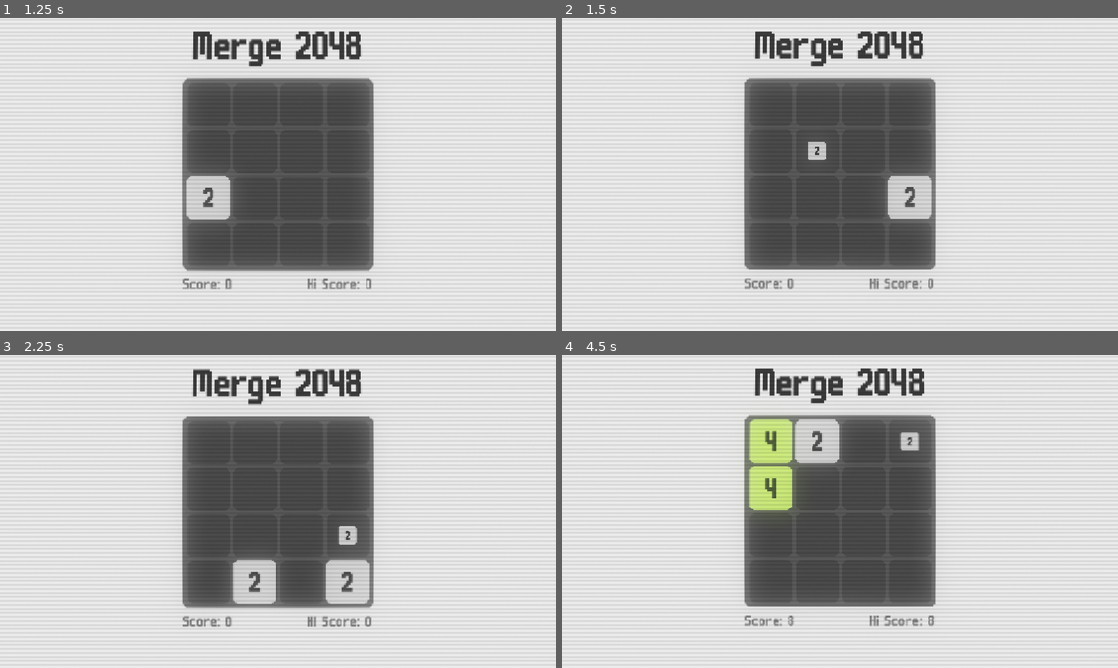
Above: before the commit, frames 1-4 (two rows, left to right).
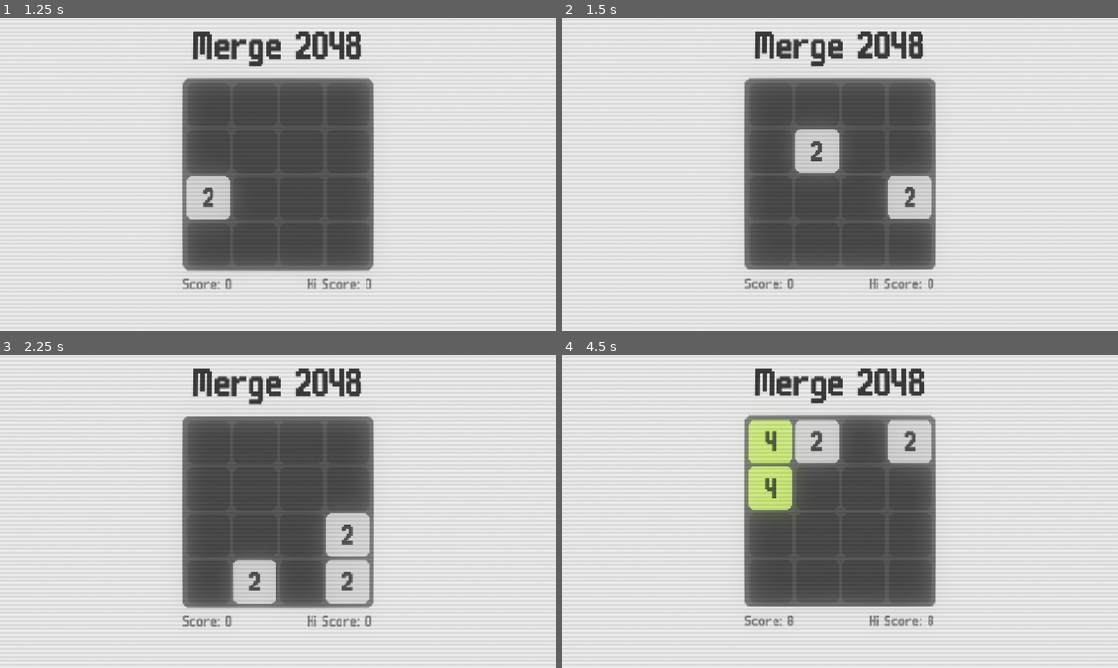
Above: after the commit, the same moments.

Repository: ancoder-games/2048
Game: Godot game, scene res://src/core/main/main.tscn
The game is run twice, just before and just after one commit, with the same random seed, the same clock (stepped at 60 frames per second) and the same inputs. The engine's default icon, where the game draws it, is replaced by a stand-in: a white triangle on a blue panel in a dark square.
Inputs (mouse positions are in pixels of both pictures, inside the frame that each line leads up to):
- Up to frame 1 (1.25 s): click "OK" at 0.5 s
- Up to frame 2 (1.5 s): tap Enter (ui_accept) at 1.25 s; move the mouse to (962, 158) at 1.27 s; hold Right (right) from 1.28 s (still down); tap Alt at 1.35 s; click (962, 158) at 1.42 s
- Up to frame 3 (2.25 s): tap Enter (ui_accept) at 1.52, 2 s; move the mouse to (166, 527) at 2.02 s; release Right (right) at 2.03 s; hold Down (down) from 2.03 s (still down); tap Shift at 2.1 s
- Up to frame 4 (4.5 s): tap Enter (ui_accept) at 2.27, 2.75, 3.5, 3.77, 4.25 s; move the mouse to (895, 442) at 2.77 s; release Down (down) at 2.78 s; hold Right (right) 2.78-3.53 s; tap Alt at 2.85, 4.35 s; move the mouse to (812, 574) at 3.52 s; hold Up (up) 3.53-4.28 s; tap Shift at 3.6 s; click (812, 574) at 3.67 s; move the mouse to (1006, 558) at 4.27 s; hold Left (left) from 4.28 s (still down)

Frame 1 is identical in both runs. In frame 2, 1.4% of the frame differs, in the area x 32-67%, y 4-87%; in frame 3, 1.3%; in frame 4, 1.4%, in the area x 33-68%, y 4-87%.

Commit message:
move the order of sound effect

Diff:
--- a/src/gameplay/2048/board/board.gd
+++ b/src/gameplay/2048/board/board.gd
@@ -116,18 +116,20 @@
 					if get_tile(target).move(dir): moves += 1
 
 	move_debounce = true
-	await get_tree().create_timer(0.05).timeout
-	move_debounce = false
+
 	if moves > 0:
+		slide_effect.play()
 		add_random_tile(2)
 		camera_service.screen_shake(5, 0.05)
-		slide_effect.play()
 
 	if check_game_over():
 		game_over = true
 		can_retry = true
 		await get_tree().create_timer(1).timeout
 		game_over_anim.play("game_over")
+
+	await get_tree().create_timer(0.05).timeout
+	move_debounce = false
 
 func resolve_position(pos: Vector2i) -> Vector2:
 	# return (pos * TILE_SIZE) + ((TILE_SIZE / 2) * Vector2i.ONE) - ((TILE_SIZE * 2) * Vector2.ONE)
